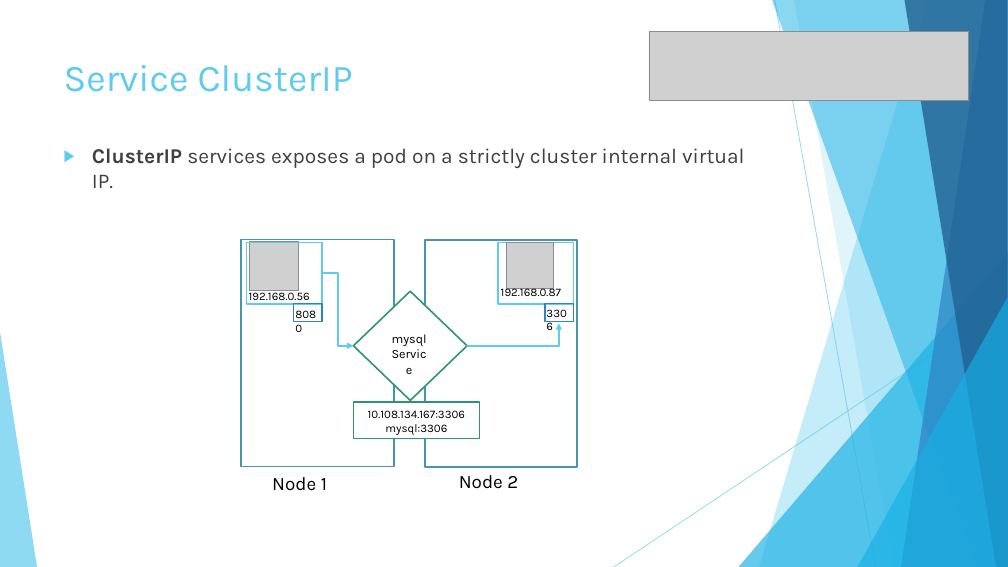
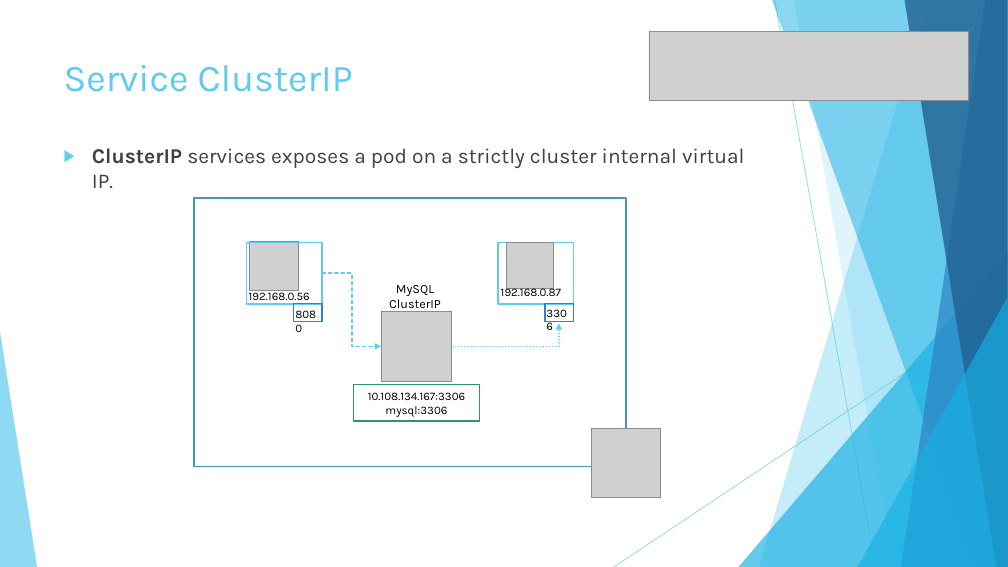
Before and after one commit to fsforza/kubernetes-demo, a slide deck: slide 20 of slides/kube-demo.pptx (slide 18 before the commit). Drawn at 1008x567 pixels with LibreOffice and Linux fonts; fonts in the diff are those of the drawing; grey boxes stand for pictures. Boxes give left, top, right and bottom in pixels: in the first picture for what was removed or moved away, otherwise in the second. Text is boxed around its words. In the diff, an @@ line names an element or a change of style, - is before the commit and + after.

Commit message:
finished slides

```diff
--- a/slides/kube-demo.pptx
+++ b/slides/kube-demo.pptx
@@ rectangle: place and size @@
-rectangle at [241, 240, 394, 467]
+rectangle at [194, 198, 626, 467]
@@ rectangle removed at [425, 240, 578, 467] @@
@@ elbow arrow moved from (322, 273) - (353, 346) to (322, 273) - (381, 346) @@
@@ elbow arrow (322, 273) - (381, 346): stroke #5FCBEF 1.5 pt to #5FCBEF 1.5 pt dashed @@
@@ diamond removed at [353, 291, 467, 400] @@
@@ text at [389, 285, 441, 327]: text changed @@
-mysql
-Service
+MySQL
+ClusterIP Service
@@ picture added at [381, 311, 451, 381] @@
@@ elbow arrow moved from (467, 346) - (559, 324) to (452, 346) - (559, 324) @@
@@ elbow arrow (452, 346) - (559, 324): stroke #5FCBEF 1.5 pt to #5FCBEF 1.5 pt dashed @@
@@ rectangle "10.108.134.167:3306": place and size @@
-rectangle "10.108.134.167:3306" at [353, 402, 479, 439]
+rectangle "10.108.134.167:3306" at [354, 385, 480, 421]
@@ picture added at [592, 429, 661, 498] @@
@@ text removed at [272, 477, 327, 491] @@
-Node 1
@@ text removed at [459, 475, 518, 489] @@
-Node 2
```
Also in this commit, not shown: 8 other slides changed, 4 slides added, 3 slides removed.
